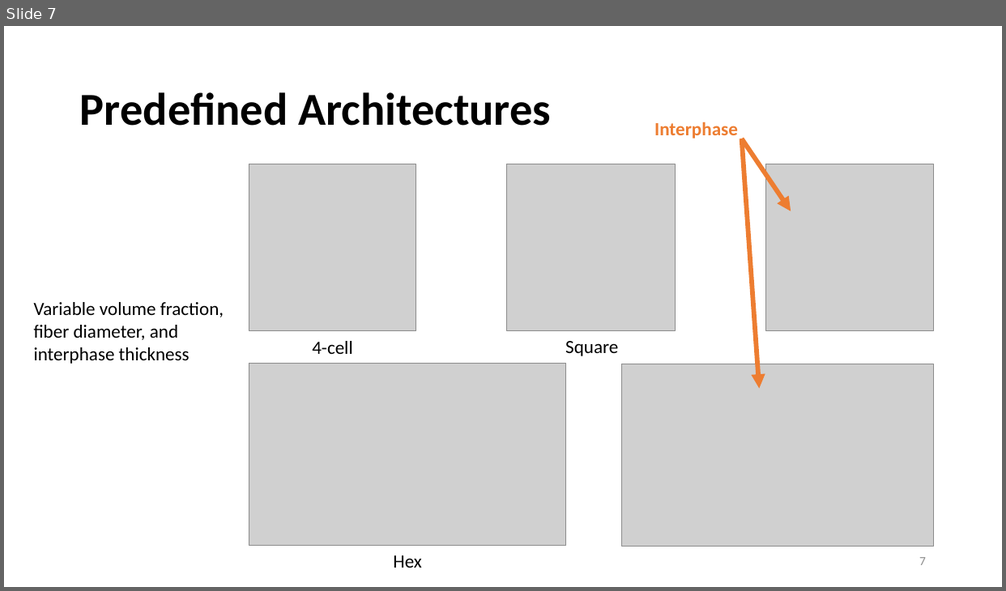
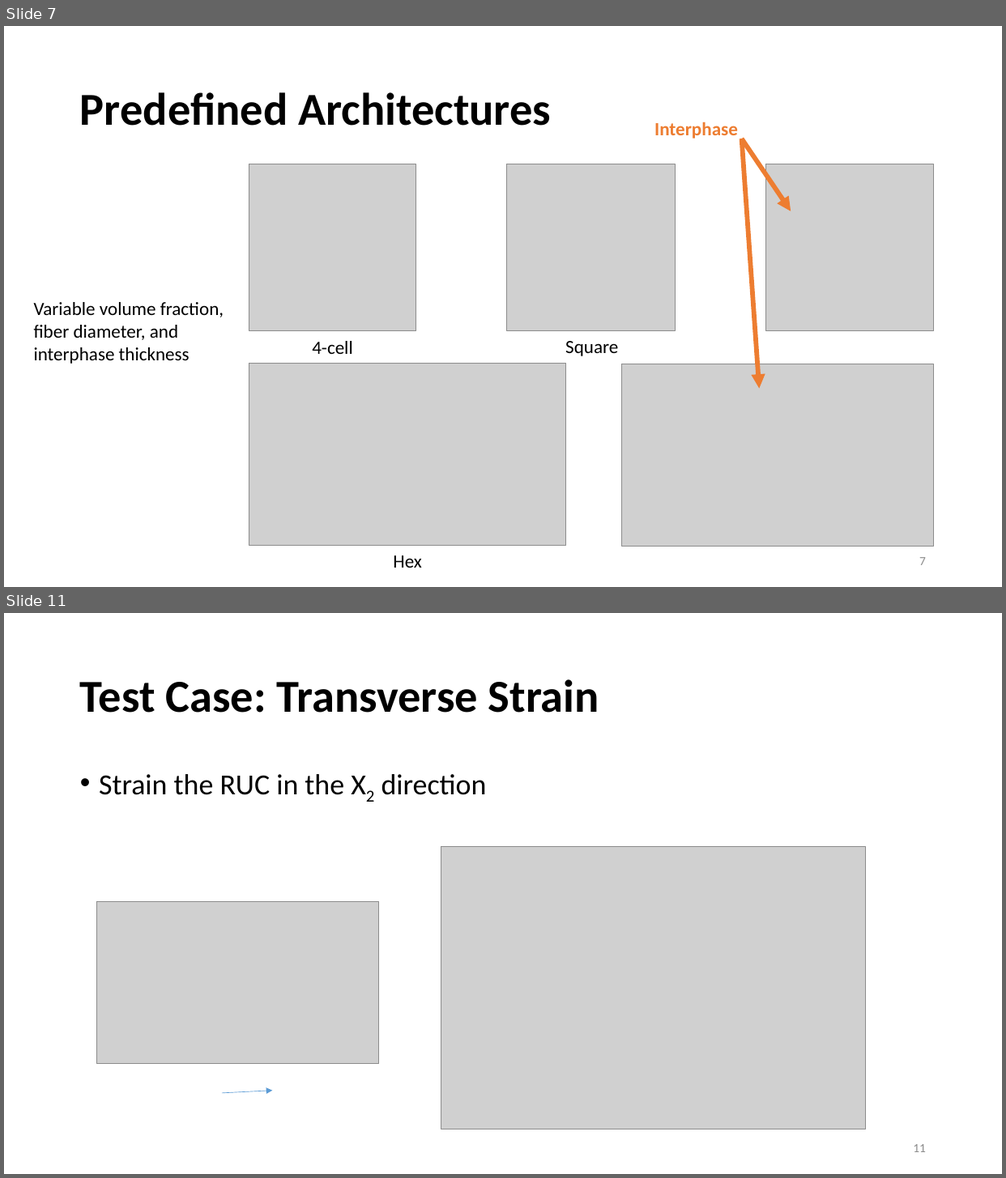
Before and after one commit to nahernz/Method_of_Cells, a slide deck: Generalized Method of Cells (08-01-2014).pptx. Shown one above the other, each under a label of ours: slide 7 before the commit, slides 7 and 11 after it; the slides between them are not shown. The pictures are 1006x591 and 1006x1178 pixels, drawn with LibreOffice and Linux fonts; fonts in the diff are those of the drawing; grey boxes stand for pictures. Boxes give left, top, right and bottom in pixels: in the first picture for what was removed or moved away, otherwise in the second. Text is boxed around its words. In the diff, an @@ line names an element or a change of style, - is before the commit and + after.

```diff
--- a/Generalized Method of Cells (08-01-2014).pptx
+++ b/Generalized Method of Cells (08-01-2014).pptx
@@ slide 11 added at <box>4,613,1002,1174</box>, background #FFFFFF @@
@@ title added at <box>80,679,599,713</box>, 44 pt, text #000000, bold @@
+Test Case: Transverse Strain
@@ text added at <box>99,774,487,795</box>, 28 pt, text #000000 @@
+• Strain the RUC in the X2 direction
@@ picture added at <box>441,846,866,1130</box> @@
@@ picture added at <box>97,901,379,1063</box> @@
@@ arrow added from (222, 1093) to (273, 1091), #5B9BD5 0.5 pt @@
@@ page number added at <box>913,1144,926,1152</box>, 12 pt, text #8C8C8C @@
+11
```
Also in this commit, not shown: 1 slide changed, 4 other slides added, 1 slide removed, 4 other files.
